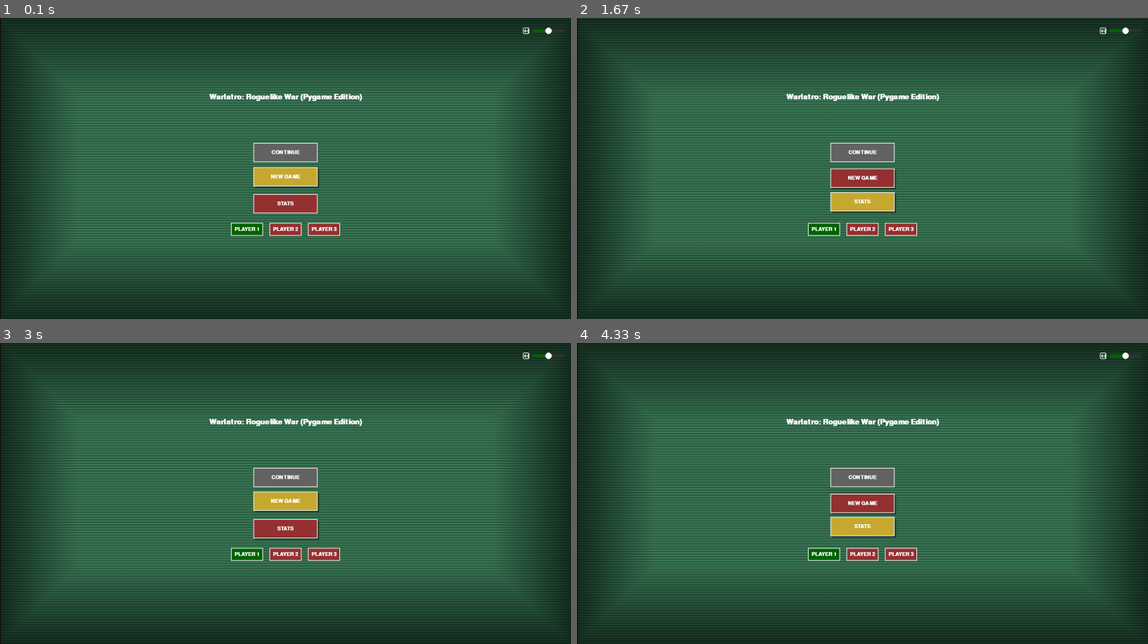
Above: before the commit, frames 1-4 (two rows, left to right).
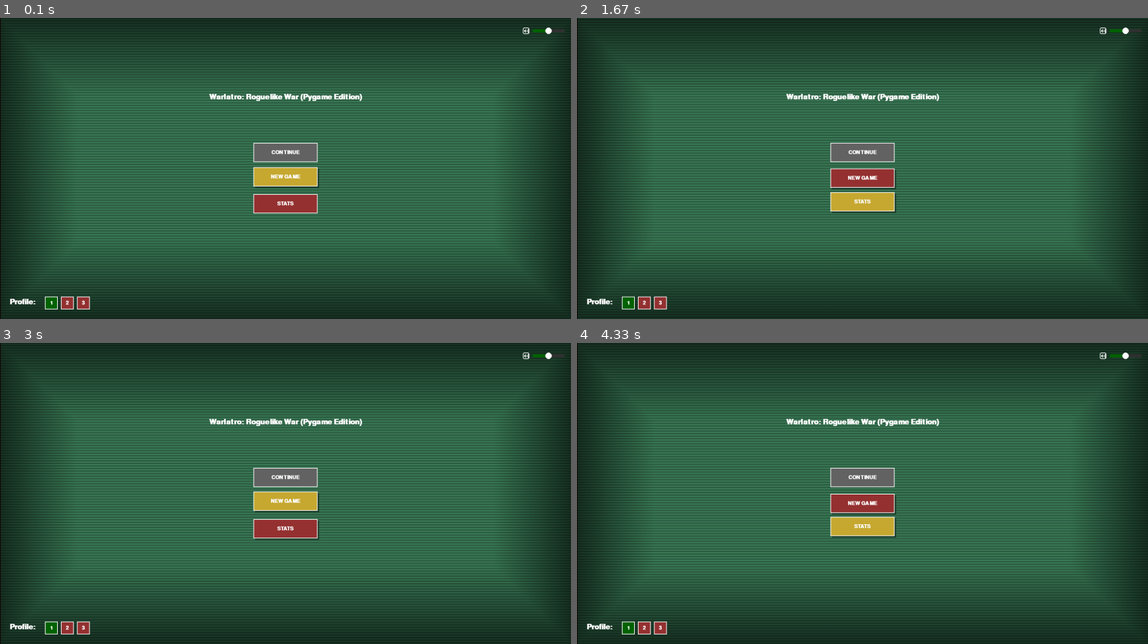
Above: after the commit, the same moments.

Repository: BenLevintan/Card-game-pygame
Game: pygame game, started from main.py
Same seed, same stepped clock (60 frames per second), same inputs: the game is played once before the commit and once after it.
Inputs:
- Up to frame 1 (0.1 s): no input
- Up to frame 2 (1.67 s): hold Right 0.33-0.8 s; hold Up 0.83-1.13 s; hold Right 1.17-1.63 s
- Up to frame 3 (3 s): hold Left 1.67-2.2 s; hold Down 2.23-2.53 s; hold Left 2.57-2.97 s
- Up to frame 4 (4.33 s): hold Up 3-3.37 s; hold Right 3.4-4.03 s; hold Down from 4.07 s (still down)

The runs differ from the first frame. In frame 1, 1.1% of the frame differs, in the area x 1-60%, y 68-97%; in frame 2, 1.1%; in frame 3, 1.1%; in frame 4, 1.1%.

Commit message:
changed player profile selection location

Diff:
--- a/main.py
+++ b/main.py
@@ -235,19 +235,19 @@
         self.btn_main_new_game = ui_elements.TextButton(config.SCREEN_WIDTH/2, config.SCREEN_HEIGHT/2 + 30, 200, 60, "NEW GAME")
         self.btn_main_stats = ui_elements.TextButton(config.SCREEN_WIDTH/2, config.SCREEN_HEIGHT/2 + 110, 200, 60, "STATS")
 
-        self.btn_player_1 = ui_elements.TextButton(config.SCREEN_WIDTH/2 - 120, config.SCREEN_HEIGHT/2 + 190, 100, 40, "PLAYER 1")
-        self.btn_player_2 = ui_elements.TextButton(config.SCREEN_WIDTH/2, config.SCREEN_HEIGHT/2 + 190, 100, 40, "PLAYER 2")
-        self.btn_player_3 = ui_elements.TextButton(config.SCREEN_WIDTH/2 + 120, config.SCREEN_HEIGHT/2 + 190, 100, 40, "PLAYER 3")
-        self.player_buttons = [self.btn_player_1, self.btn_player_2, self.btn_player_3]
-        self.update_player_buttons()
+        self.btn_profile_1 = ui_elements.TextButton(160, config.SCREEN_HEIGHT - 50, 40, 40, "1")
+        self.btn_profile_2 = ui_elements.TextButton(210, config.SCREEN_HEIGHT - 50, 40, 40, "2")
+        self.btn_profile_3 = ui_elements.TextButton(260, config.SCREEN_HEIGHT - 50, 40, 40, "3")
+        self.profile_buttons = [self.btn_profile_1, self.btn_profile_2, self.btn_profile_3]
+        self.update_profile_buttons()
 
         self.btn_stats_back = ui_elements.TextButton(config.SCREEN_WIDTH/2, config.SCREEN_HEIGHT - 100, 200, 60, "BACK")
         self.main_menu_focus_index = 0 if self.btn_main_continue.active else 1
 
         self.audio_manager.start_bg_music()
 
-    def update_player_buttons(self):
-        for i, btn in enumerate(self.player_buttons):
+    def update_profile_buttons(self):
+        for i, btn in enumerate(self.profile_buttons):
             if i + 1 == self.save_manager.player_index:
                 btn.base_color = config.COLOR_GREEN
             else:
@@ -682,8 +682,8 @@
                 self.btn_main_continue.check_mouse_hover(x, y)
                 self.btn_main_new_game.check_mouse_hover(x, y)
                 self.btn_main_stats.check_mouse_hover(x, y)
-                if hasattr(self, 'player_buttons'):
-                    for btn in self.player_buttons:
+                if hasattr(self, 'profile_buttons'):
+                    for btn in self.profile_buttons:
                         btn.check_mouse_hover(x, y)
         elif self.state == GameState.STATS:
             if hasattr(self, 'btn_stats_back'):
@@ -709,11 +709,11 @@
                 self.start_new_game()
             elif hasattr(self, 'btn_main_stats') and self.btn_main_stats.is_clicked(x, y):
                 self.state = GameState.STATS
-            elif hasattr(self, 'player_buttons'):
-                for i, btn in enumerate(self.player_buttons):
+            elif hasattr(self, 'profile_buttons'):
+                for i, btn in enumerate(self.profile_buttons):
                     if btn.is_clicked(x, y):
                         self.save_manager.set_player(i + 1)
-                        self.update_player_buttons()
+                        self.update_profile_buttons()
             return
 
         if self.state == GameState.STATS:
@@ -811,8 +811,8 @@
             navigable_buttons = []
             if hasattr(self, 'btn_main_continue'):
                 navigable_buttons = [self.btn_main_continue, self.btn_main_new_game, self.btn_main_stats]
-                if hasattr(self, 'player_buttons'):
-                    navigable_buttons.extend(self.player_buttons)
+                if hasattr(self, 'profile_buttons'):
+                    navigable_buttons.extend(self.profile_buttons)
             if navigable_buttons:
                 if key in (pygame.K_DOWN, pygame.K_RIGHT):
                     self.main_menu_focus_index = (self.main_menu_focus_index + 1) % len(navigable_buttons)
@@ -831,10 +831,10 @@
                                 self.start_new_game()
                             elif focused_button == self.btn_main_stats:
                                 self.state = GameState.STATS
-                            elif hasattr(self, 'player_buttons') and focused_button in self.player_buttons:
-                                idx = self.player_buttons.index(focused_button)
+                            elif hasattr(self, 'profile_buttons') and focused_button in self.profile_buttons:
+                                idx = self.profile_buttons.index(focused_button)
                                 self.save_manager.set_player(idx + 1)
-                                self.update_player_buttons()
+                                self.update_profile_buttons()
 
         elif self.state in [GameState.DECIDING, GameState.DRAWING]:
             if key == pygame.K_SPACE:
@@ -940,8 +940,8 @@
 
             if self.state == GameState.MAIN_MENU and hasattr(self, 'btn_main_continue'):
                 navigable_buttons = [self.btn_main_continue, self.btn_main_new_game, self.btn_main_stats]
-                if hasattr(self, 'player_buttons'):
-                    navigable_buttons.extend(self.player_buttons)
+                if hasattr(self, 'profile_buttons'):
+                    navigable_buttons.extend(self.profile_buttons)
                 mouse_hover_index = -1
                 if self.last_input_device == 'mouse':
                     for i, btn in enumerate(navigable_buttons):
@@ -1062,8 +1062,10 @@
             self.btn_main_continue.draw(self.screen)
             self.btn_main_new_game.draw(self.screen)
             self.btn_main_stats.draw(self.screen)
-            if hasattr(self, 'player_buttons'):
-                for btn in self.player_buttons:
+            profile_surf = ui_elements.FONT_20.render("Profile:", True, config.COLOR_WHITE)
+            self.screen.blit(profile_surf, (30, config.SCREEN_HEIGHT - 65))
+            if hasattr(self, 'profile_buttons'):
+                for btn in self.profile_buttons:
                     btn.draw(self.screen)
             self.volume_control.draw(self.screen)
             return
